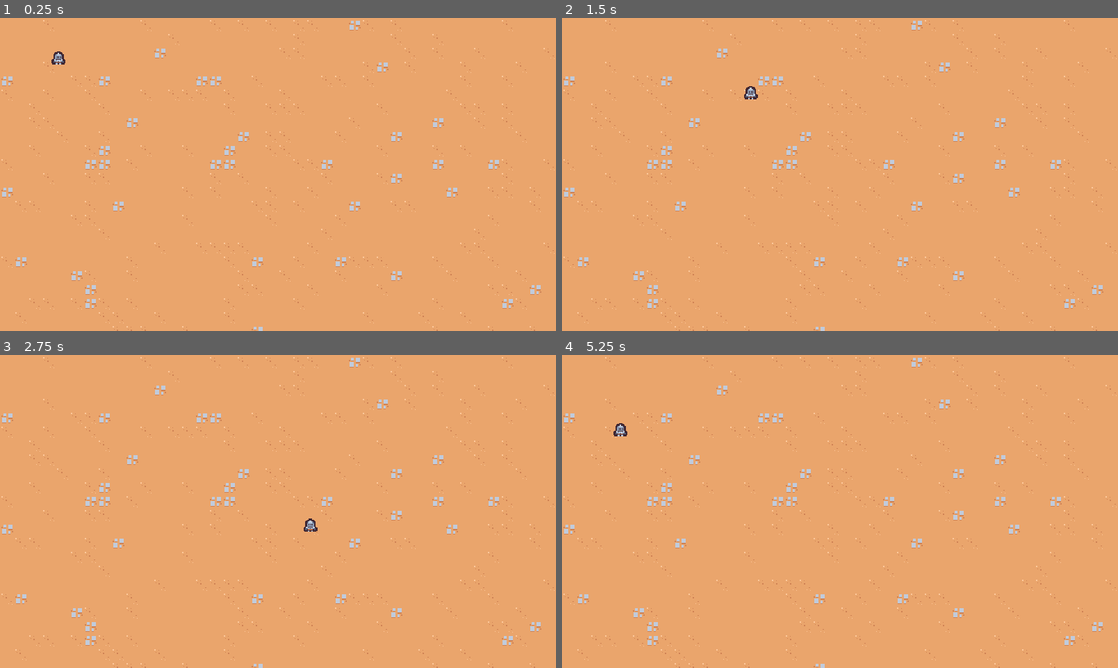
Above: before the commit, frames 1-4 (two rows, left to right).
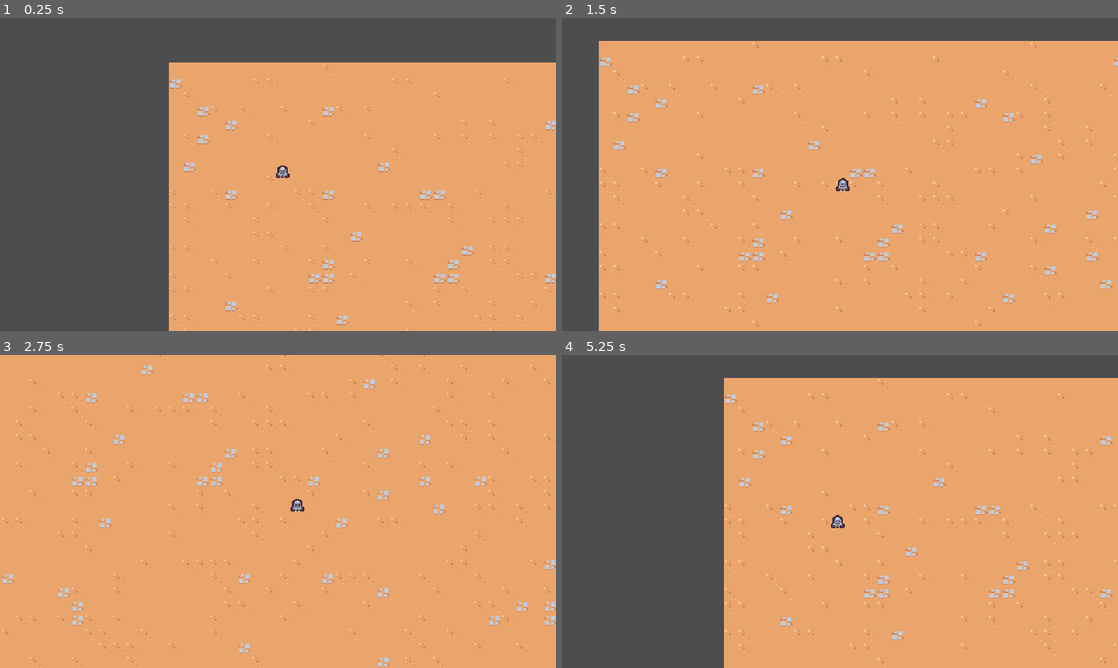
Above: after the commit, the same moments.

Repository: RyanLeB/Shrouded
Game: Godot game, scene res://Scenes/Main/main.tscn
The game is run twice, just before and just after one commit, with the same random seed, the same clock (stepped at 60 frames per second) and the same inputs.
Inputs:
- Up to frame 1 (0.25 s): no input
- Up to frame 2 (1.5 s): hold D (move_right) 0.53-1.28 s; hold S (move_down) from 1.28 s (still down)
- Up to frame 3 (2.75 s): release S (move_down) at 2.03 s; hold D (move_right) from 2.03 s (still down)
- Up to frame 4 (5.25 s): release D (move_right) at 2.78 s; hold W (move_up) 2.78-3.53 s; hold A (move_left) 3.53-5.03 s; hold S (move_down) from 5.03 s (still down)

The runs differ from the first frame. In frame 1, 43% of the frame differs, in the area x 0-100%, y 0-100%; in frame 2, 17%; in frame 3, 4.5%; in frame 4, 37%.

Commit message:
player camera working

Diff:
--- a/Scenes/Main/main.tscn
+++ b/Scenes/Main/main.tscn
@@ -1,9 +1,12 @@
-[gd_scene load_steps=3 format=3 uid="uid://bmoswyq76x5p4"]
+[gd_scene load_steps=4 format=3 uid="uid://bmoswyq76x5p4"]
 
+[ext_resource type="PackedScene" uid="uid://blcdlcvxso8ca" path="res://Scenes/game_camera/game_camera.tscn" id="1_ik26k"]
 [ext_resource type="PackedScene" uid="uid://ch8vxxiweatbb" path="res://Scenes/Player/player.tscn" id="1_ovrfb"]
 [ext_resource type="TileSet" uid="uid://c5chbiobbfid" path="res://resources/tileset.tres" id="1_sp1k0"]
 
 [node name="Main" type="Node"]
+
+[node name="GameCamera" parent="." instance=ExtResource("1_ik26k")]
 
 [node name="TileMap" type="TileMap" parent="."]
 tile_set = ExtResource("1_sp1k0")
--- a/Scenes/Player/player.tscn
+++ b/Scenes/Player/player.tscn
@@ -6,7 +6,7 @@
 [sub_resource type="CircleShape2D" id="CircleShape2D_hirrf"]
 radius = 5.0
 
-[node name="Player" type="CharacterBody2D"]
+[node name="Player" type="CharacterBody2D" groups=["player"]]
 script = ExtResource("1_fabc8")
 
 [node name="Sprite2D" type="Sprite2D" parent="."]
--- /dev/null
+++ b/Scenes/game_camera/game_camera.gd
@@ -0,0 +1,19 @@
+extends Camera2D
+
+var target_position = Vector2.ZERO
+
+# Called when the node enters the scene tree for the first time.
+func _ready():
+	make_current()
+
+
+# Called every frame. 'delta' is the elapsed time since the previous frame.
+func _process(delta):
+	acquire_target()
+	global_position = global_position.lerp(target_position, 1.0 - exp(-delta * 10))
+
+func acquire_target():
+	var player_nodes = get_tree().get_nodes_in_group("player")
+	if player_nodes.size() > 0:
+		var player = player_nodes[0] as Node2D
+		target_position = player.global_position
--- /dev/null
+++ b/Scenes/game_camera/game_camera.tscn
@@ -0,0 +1,6 @@
+[gd_scene load_steps=2 format=3 uid="uid://blcdlcvxso8ca"]
+
+[ext_resource type="Script" path="res://Scenes/game_camera/game_camera.gd" id="1_65024"]
+
+[node name="GameCamera" type="Camera2D"]
+script = ExtResource("1_65024")
